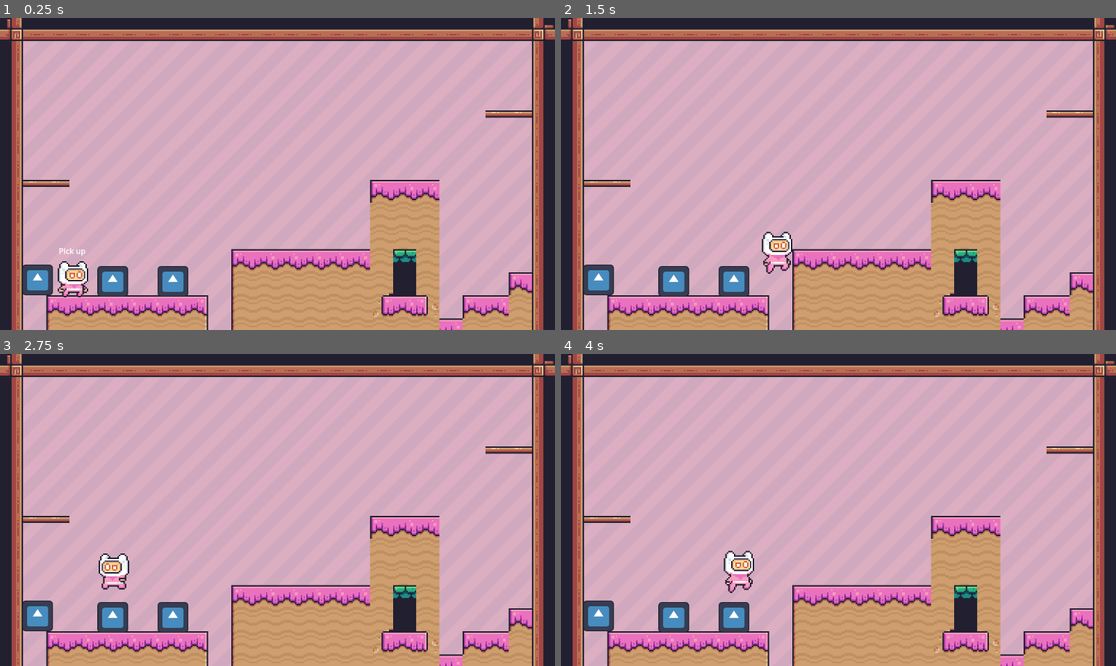
Above: before the commit, frames 1-4 (two rows, left to right).
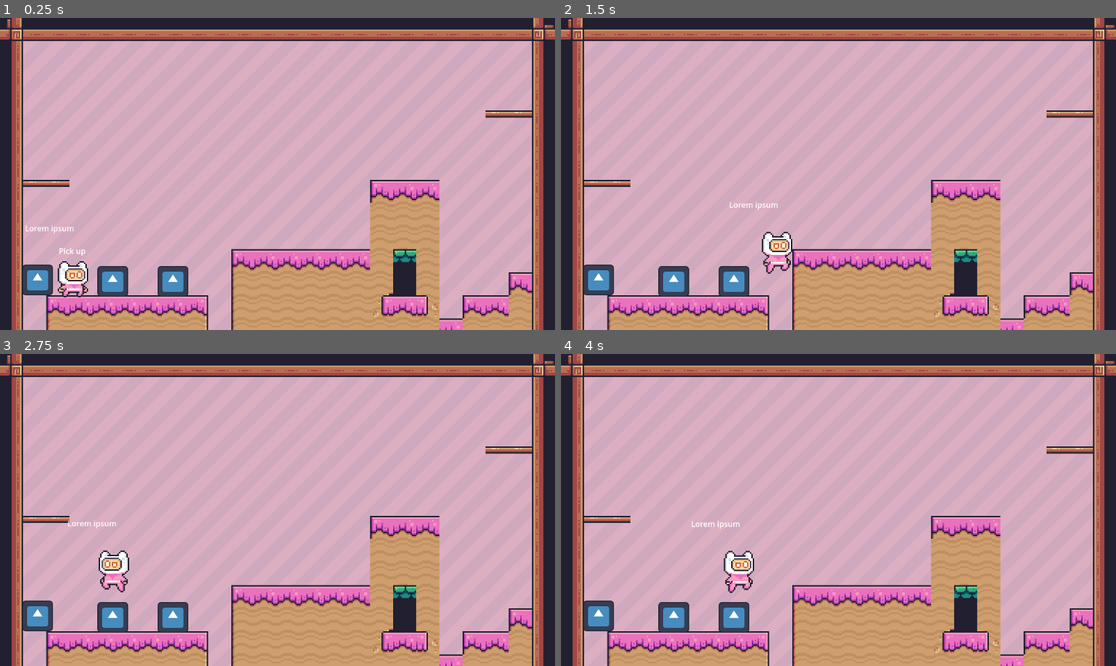
Above: after the commit, the same moments.

Repository: Seblecaribou/AdventureGamePrototype
Game: Godot game, scene res://Scenes/Main.tscn
Same seed, same stepped clock (60 frames per second), same inputs: the game is played once before the commit and once after it. The engine's default icon, where the game draws it, is replaced by a stand-in: a white triangle on a blue panel in a dark square.
Inputs (mouse positions are in pixels of both pictures, inside the frame that each line leads up to):
- Up to frame 1 (0.25 s): no input
- Up to frame 2 (1.5 s): tap Enter at 0.5 s; move the mouse to (960, 158) at 0.52 s; hold D (right) 0.53-1.25 s; hold Shift (run) 0.53-1.25 s; click (960, 158) at 0.67 s; tap Space (jump) at 0.77, 0.8, 1.07 s; drag from (727, 189) to (733, 280) at 1.27 s
- Up to frame 3 (2.75 s): move the mouse to (333, 441) at 2.02 s; hold A (left) from 2.03 s (still down); tap E (interact) at 2.1 s; tap Space (jump) at 2.3 s
- Up to frame 4 (4 s): release A (left) at 2.75 s; drag from (810, 572) to (733, 616) at 2.77 s; tap Space (jump) at 3.5, 3.77, 3.8 s; move the mouse to (1005, 556) at 3.52 s; hold D (right) from 3.53 s (still down); hold Ctrl from 3.53 s (still down)

The runs differ from the first frame. In frame 1, less than 0.1% of the frame differs, in the area x 4-14%, y 66-70%; in frame 2, less than 0.1%; in frame 3, 0.5%, in the area x 12-24%, y 53-77%; in frame 4, less than 0.1%.

Commit message:
Fix animation states system

Diff:
--- a/Scenes/PlayerCharacter.tscn
+++ b/Scenes/PlayerCharacter.tscn
@@ -246,7 +246,7 @@
 
 [node name="InteractionComponent" type="Node2D" parent="." node_paths=PackedStringArray("label")]
 script = ExtResource("7_hjhmt")
-label = NodePath("../Interaction Nodes/Label")
+label = NodePath("../Interaction Nodes/InteractionLabel")
 
 [node name="MovementComponent" type="Node2D" parent="." node_paths=PackedStringArray("character")]
 script = ExtResource("6_2bu6f")
@@ -263,7 +263,7 @@
 shape = SubResource("CircleShape2D_wdd2a")
 debug_color = Color(0.901961, 0.137255, 0.690196, 0.419608)
 
-[node name="Label" type="Label" parent="Interaction Nodes"]
+[node name="InteractionLabel" type="Label" parent="Interaction Nodes"]
 z_index = 1
 offset_left = -40.0
 offset_top = -71.0
@@ -273,5 +273,13 @@
 horizontal_alignment = 1
 vertical_alignment = 1
 
+[node name="InteractionDescription" type="RichTextLabel" parent="Interaction Nodes"]
+z_index = 1
+offset_left = -98.0
+offset_top = -107.0
+offset_right = 99.0
+offset_bottom = -67.0
+text = "Lorem ipsum"
+
 [connection signal="area_entered" from="Interaction Nodes/InteractionArea" to="InteractionComponent" method="_on_interaction_area_area_entered"]
 [connection signal="area_exited" from="Interaction Nodes/InteractionArea" to="InteractionComponent" method="_on_interaction_area_area_exited"]
--- a/Scripts/Components/AnimationComponent.gd
+++ b/Scripts/Components/AnimationComponent.gd
@@ -25,9 +25,3 @@
 
 func flip_sprite() -> void:
 	animated_sprite_2D.flip_h = character.velocity.x < 0
-	#
-#func on_state_machine_newstate(previous_state_name, new_state_name):
-	#if animation_state != new_state_name:
-		#animation_state = new_state_name
-	#animate(animation_state)
-		#
--- a/Scripts/Components/States/PlayerIdleState.gd
+++ b/Scripts/Components/States/PlayerIdleState.gd
@@ -2,9 +2,10 @@
 extends StateComponent
 
 func physics_update(delta):
-	if (player_character.velocity.x > 1 || player_character.velocity.x < -1):
+	animation_component.animate("idle")
+
+	#Transition to other states
+	if abs(player_character.velocity.x) > 1 && player_character.is_on_floor():
 		transitioned.emit(self, "run")
-	else:
-		animation_component.animate("idle")
-	if not player_character.is_on_floor():
+	elif not player_character.is_on_floor():
 		transitioned.emit(self, "jump")
--- a/Scripts/Components/States/PlayerJumpState.gd
+++ b/Scripts/Components/States/PlayerJumpState.gd
@@ -2,7 +2,8 @@
 extends StateComponent
 
 func physics_update(delta):
-	if not player_character.is_on_floor():
-		animation_component.animate("jump")
-	else:
+	animation_component.animate("jump")
+
+	#Transition to other states
+	if player_character.is_on_floor():
 		transitioned.emit(self, "idle")
--- a/Scripts/Components/States/PlayerRunState.gd
+++ b/Scripts/Components/States/PlayerRunState.gd
@@ -2,7 +2,10 @@
 extends StateComponent
 
 func physics_update(delta):
-	if abs(player_character.velocity.x) > 1:
-		animation_component.animate("run")
-	else:
+	animation_component.animate("run")
+
+	#Transition to other states
+	if not player_character.is_on_floor():
+		transitioned.emit(self,"jump")
+	if abs(player_character.velocity.x) < 1:
 		transitioned.emit(self, "idle")
